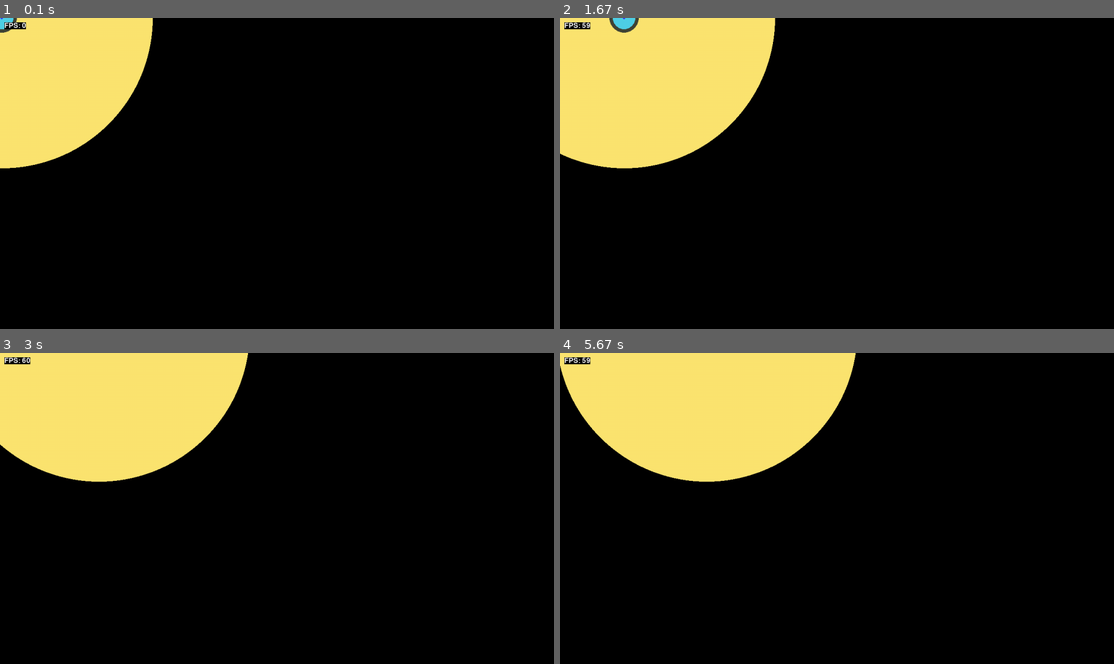
Above: before the commit, frames 1-4 (two rows, left to right).
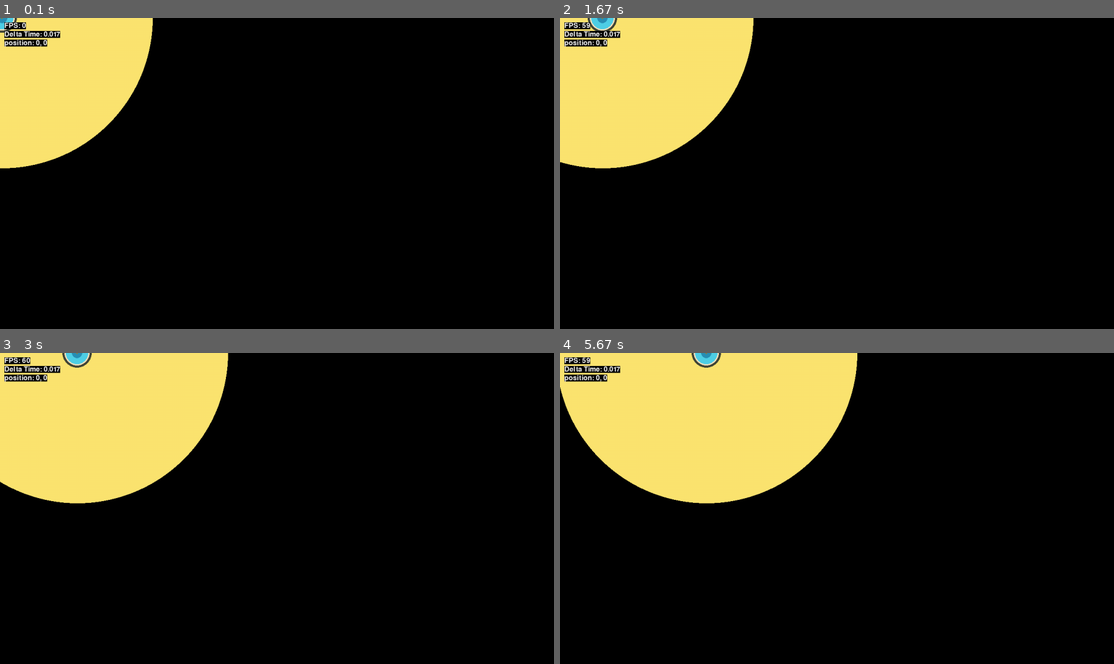
Above: after the commit, the same moments.

Repository: jmwhitworth/Pygame-Solar-System
Game: pygame game, started from main.py
Two runs of this game, one before a commit and one after it. Both use one fixed random seed, a clock stepped at 60 frames per second and the inputs below.
Inputs:
- Up to frame 1 (0.1 s): no input
- Up to frame 2 (1.67 s): hold Space 0.33-0.8 s; hold D 0.33-0.8 s; tap Space at 0.83 s
- Up to frame 3 (3 s): hold W 1.67-2.13 s; tap Space at 1.73, 2.03, 2.23, 2.53, 2.73 s; hold D 2.17-2.63 s; hold A from 2.67 s (still down)
- Up to frame 4 (5.67 s): tap Space at 3.03, 3.3, 3.63, 3.93, 4.07 s; release A at 3.2 s; hold S 3.23-3.53 s; hold A 3.57-3.97 s; hold W 4-4.37 s

The runs differ from the first frame. In frame 1, 0.5% of the frame differs, in the area x 0-11%, y 0-10%; in frame 2, 2.9%; in frame 3, 3.6%; in frame 4, 4.5%, in the area x 0-54%, y 0-49%.

Commit message:
Renamed StellarBody to StellarObject

Diff:
--- a/classes/SolarSystem.py
+++ b/classes/SolarSystem.py
@@ -1,15 +1,21 @@
 import pygame
 
-from .StellarBody import StellarBody
+from .StellarObject import StellarObject
 
 
 class SolarSystem:
-    """Class which collects all StellarBody instances and manages their updates and drawing"""
+    """Class which collects all StellarObject instances and manages their updates and drawing"""
+
+    scale: float = 0.000001
 
     def __init__(self, bodies: dict) -> None:
         self.screen = pygame.display.get_surface()
         self.surface = pygame.Surface(self.screen.get_size())
-        self.main_body = StellarBody.create(bodies["milkyway"])
+
+        self.main_body: StellarObject = StellarObject.create(
+            bodies["milkyway"],
+            SolarSystem.scale,
+        )
 
         # Used as a 'camera' to move the SolarSystem around
         self.x: int = 0
@@ -27,6 +33,7 @@
         """Updates and draws the SolarSystem"""
         self.screen.blit(self.surface, (0, 0))
         self.surface.fill((0, 0, 0))
+
         self.main_body.update()
         self.main_body.draw(self.surface, self.offset)
 
@@ -35,10 +42,13 @@
         print(type(event))
         if event.type == pygame.KEYDOWN:
             if event.key == pygame.K_w:
+                self.y -= 50
+            elif event.key == pygame.K_s:
                 self.y += 50
-            if event.key == pygame.K_s:
-                self.y -= 50
-            if event.key == pygame.K_a:
+            elif event.key == pygame.K_a:
+                self.x -= 50
+            elif event.key == pygame.K_d:
                 self.x += 50
-            if event.key == pygame.K_d:
-                self.x -= 50
+            elif event.key == pygame.K_SPACE:
+                self.x = 0
+                self.y = 0
--- a/classes/Button.py
+++ b/classes/StellarObject.py
@@ -1,74 +1,62 @@
-from contextlib import suppress
-
-import pygame as pg
-
-pg.init()
-font = pg.font.Font(None, 24)
+import pygame
 
 
-class Button:
-    """Button class to create a button with text and a callback function."""
+class StellarObject:
+    parent: "StellarObject"
+    satellites: set["StellarObject"]
 
-    text: str = ""
+    name: str
+    size: int
+    distance: int
+    velocity: int
+    colour: tuple[int, int, int]
     x: int = 0
     y: int = 0
-    callback = None
 
-    surface = None
-    rect = None
+    image: pygame.Surface
 
-    def __init__(
-        self,
-        text: str,
-        x: int,
-        y: int,
-        callback=None,
-    ):
-        self.text = text
-        self.x = x
-        self.y = y
-        self.callback = callback
+    def __init__(self, data: dict, scale: float) -> None:
+        self.satellites = set()
+        self.name = data["name"]
+        self.size = data["size"] * scale
+        self.distance = data["distance"] * scale
+        self.velocity = data["velocity"] * scale
+        self.colour = (
+            data["colour"]["r"],
+            data["colour"]["g"],
+            data["colour"]["b"],
+        )
 
-        self.surface = font.render(text, True, "white")
-        self.rect = self.surface.get_rect(topleft=(x, y))
+        self.image = pygame.Surface((self.size, self.size))
+        self.image.set_colorkey((0, 0, 0))
 
+    @classmethod
+    def create(cls, data: dict, scale: float) -> "StellarObject":
+        """Recursively creates StellarObject instances and their satellites"""
+        stellar_body = cls(data, scale)
 
-class ButtonGroup:
-    """ButtonGroup class to create and manage multiple buttons."""
+        for satellite_data in data.get("satellites", []):
+            stellar_body.satellites.add(cls.create(satellite_data, scale))
 
-    buttons: list = []
+        return stellar_body
 
-    surface = None
-    x: int = 16
-    y: int = 16
+    def update(self) -> None:
+        self.x += 1
+        [satellite.update() for satellite in self.satellites]
 
-    def __init__(self):
-        self.surface = pg.display.get_surface()
+    def draw(self, surface: pygame.Surface, offset: tuple[int, int] = (0, 0)) -> None:
+        pygame.draw.circle(
+            self.image,
+            self.colour,
+            (self.size / 2, self.size / 2),
+            self.size / 2,
+        )
+        surface.blit(
+            self.image,
+            (
+                (self.x - (self.size / 2)) + offset[0],
+                (self.y - (self.size / 2)) + offset[1],
+            ),
+        )
 
-    def add(self, text: str, callback=None):
-        """Add a button to the group."""
-        self.buttons.append(
-            Button(
-                text,
-                self.x,
-                self.y,
-                callback,
-            )
-        )
-        self.y += 32
-
-    def draw(self):
-        """Draw all buttons to the screen."""
-        for button in self.buttons:
-            pg.draw.rect(button.surface, "Black", button.rect)
-            self.surface.blit(button.surface, button.rect)
-
-    def handle_event(self, event):
-        """Handle click for all buttons."""
-        if event.type == pg.MOUSEBUTTONDOWN:
-            if event.button == 1:
-                for button in self.buttons:
-                    if button.rect.collidepoint(event.pos):
-                        with suppress(Exception):
-                            button.callback()
-                        break
+        [satellite.draw(surface, offset) for satellite in self.satellites]
--- a/main.py
+++ b/main.py
@@ -39,6 +39,8 @@
     while run:
         solar_system.tick()
         debug(f"FPS: {int(clock.get_fps())}")
+        debug(f"Delta Time: {delta_time}", y=30)
+        debug(f"position: {solar_system.x}, {solar_system.y}", y=50)
 
         x += 50 * delta_time
 
